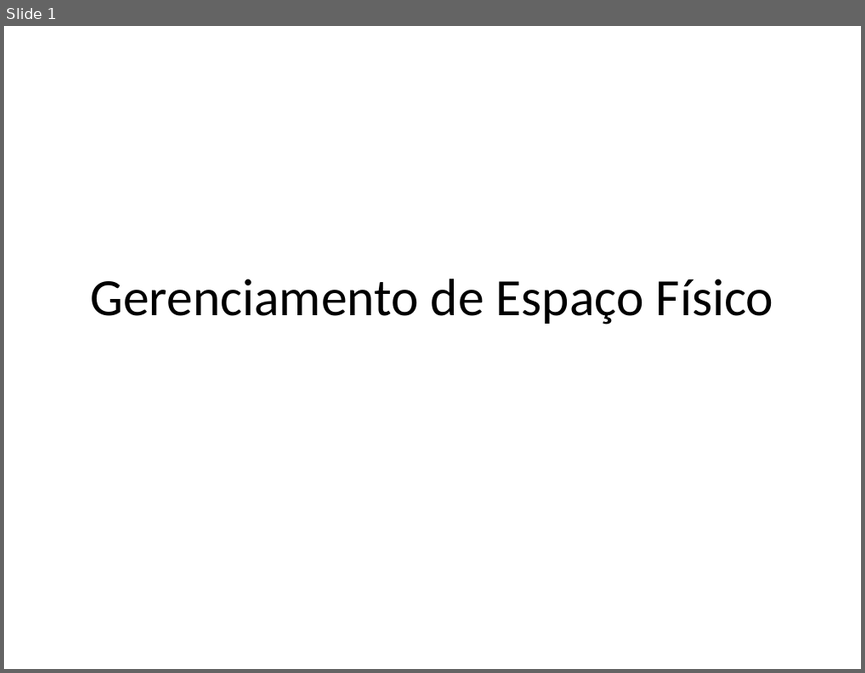
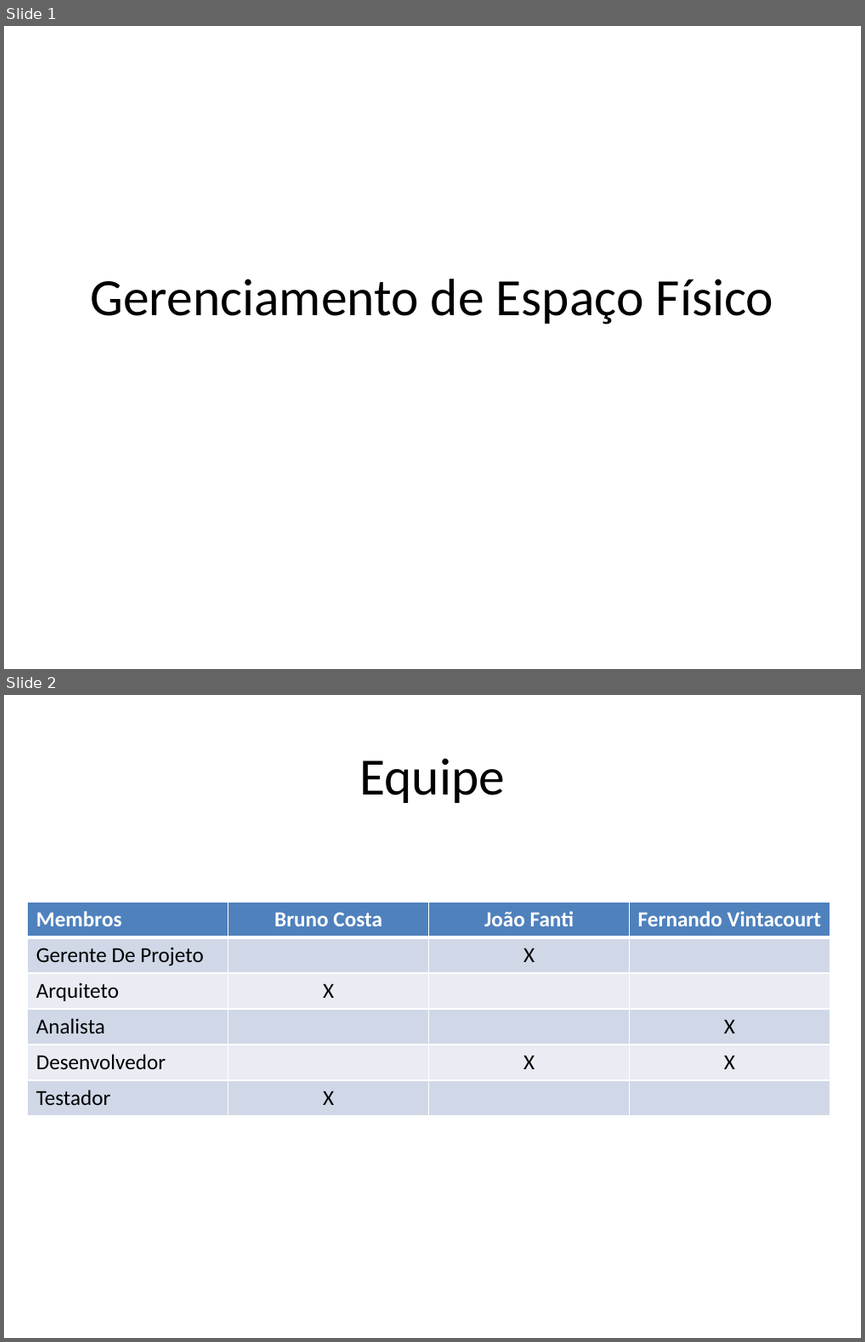
Before and after one commit to brunoccst/GerenciamentoDeEspacoFisico, a slide deck: T3/Apresentação.pptx. Shown one above the other, each under a label of ours: slide 1 before the commit, slides 1 and 2 after it. The pictures are 865x673 and 865x1342 pixels, drawn with LibreOffice and Linux fonts; fonts in the diff are those of the drawing. Boxes give left, top, right and bottom in pixels: in the first picture for what was removed or moved away, otherwise in the second. Text is boxed around its words. In the diff, an @@ line names an element or a change of style, - is before the commit and + after.

Commit message:
Atualizando o projeto para a apresentacao

```diff
--- a/T3/Apresentação.pptx
+++ b/T3/Apresentação.pptx
@@ slide 2 added at bbox=[4, 695, 861, 1338], background #FFFFFF @@
@@ title added at bbox=[359, 758, 505, 803], 44 pt, text #000000 @@
+Equipe
@@ table added at bbox=[28, 902, 830, 1116], 6 rows, 4 columns @@
+Membros | Bruno Costa | João Fanti | Fernando Vintacourt
+Gerente De Projeto |  | X | 
+Arquiteto | X |  | 
+Analista |  |  | X
+Desenvolvedor |  | X | X
+Testador | X |  | 
```
Also in this commit, not shown: 7 other slides added, 1 other file.
